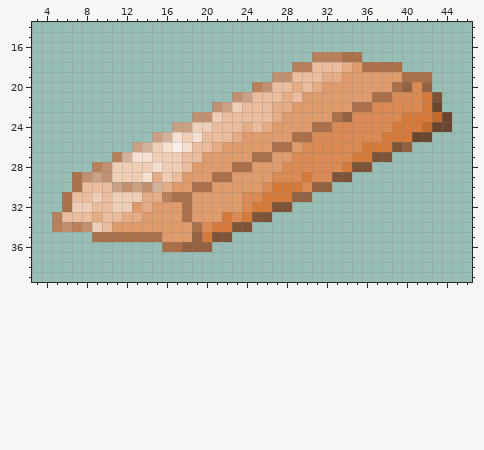
Pixel-art sprite: sprite/copperingot.png. The first picture shows the starting point.
The file is 50x50 pixels. Shown: x 3..46, y 14..39.
And afterwards:
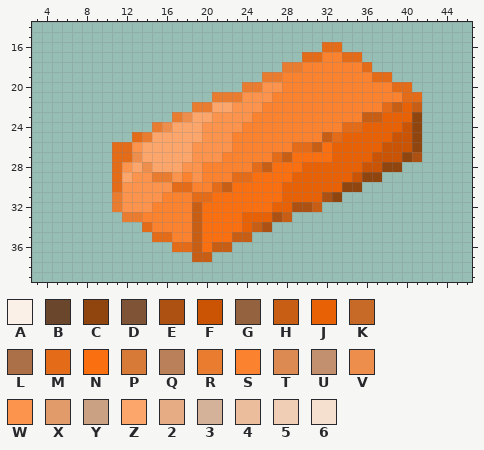
Palette (. is transparent): A #faf0e7  B #6a462d  C #90440e  D #7f5436  E #ac5111  F #ca5404  G #95623f  H #c85e14  J #e86105  K #c76a28  L #ab7048  M #e46b17  N #fa7011  P #d77937  Q #b98059  R #ea7c30  S #fb822f  T #dc8a51  U #c2906f  V #ed8e4c  W #fc944d  X #e19b6a  Y #cba184  Z #fda66b  2 #e6ac83  3 #d4b199  4 #ebbd9c  5 #f0ceb5  6 #f5dfce
Change:
@@ x 3..46 @@
 15 ............................................
-16 ............................................
-17 ............................QQQLL...........
-18 ..........................QQ4442XLLLL.......
-19 ........................UU44422XXXXXXLLL....
-20 ......................QU44242XXXXXXXLGTG....
-21 ....................UY44424XXXXXXXLLTTTPD...
-22 ..................UY544422XXXXXXLLTTTTTPB...
-23 ................UU5444442XXXXXLGTTTTTPPPKB..
-24 ..............YY55444242XXXXLLTTTTTTPPPKBB..
-25 ............Y36564442XXXXXLLTTTTTTTPPPBB....
-26 ..........Y356A6442XXXXXLLXTTTTTTPPPDG......
-27 ........Q36655544XXXXXLLXXTTTTTTPPDD........
-28 ......QU55556554XXXXLLXXXTTTTTTPDD..........
-29 ....LUYU5556254XXXLLXXXXTTTPTTDD............
-30 ....L444YUYU32XXLLXXXXXTPPPTGG..............
-31 ...L445455522QLLXXXXXTTPPPGG................
-32 ...L554455X2XXXLXXXXXTPPDD..................
-33 ..Q44424422XXXXLXXXPTPDD....................
-34 ..QUQU54XXXXXXXXLTPPDD......................
-35 ......LLLLLLLXXXGPDD........................
-36 .............LLGGG..........................
-37 ............................................
+16 .............................MM.............
+17 ...........................MMSSMM...........
+18 .........................RRSSSSSSM..........
+19 .......................RRSSSSSSSSSMM........
+20 .....................RRWWSSSSSSSSSSSMM......
+21 ..................RRRWWWSSSSSSSSSSSSSMM.....
+22 ................RRZZWWWSSSSSSSSSSSSMHJH.....
+23 ..............RVZZWWWWSSSSSSSSSSSHHJJJC.....
+24 ............RVZZZWWWWSSSSSSSSSSMMJJJJFC.....
+25 ..........MRZZZZZWWWSSSSSSSSSHMJJJJJFFC.....
+26 ........MMWZZZZZWWWWSSSSSSMMHNJJJJJFFFC.....
+27 ........MMVZZZZZWWWSSSSSMHNNNNJJJJFFFCE.....
+28 ........MWZVZZZWWSSSSSMHNNNJJJJJJFFCC.......
+29 ........MZWWRRWSWSSSMMNNNNJJJJJJFCC.........
+30 ........MWWWWWMMSSMHNNNNNJJJJJJCC...........
+31 ........RWWWWSSSMMNNNNNNNJJJJEC.............
+32 ........RWWWSSSSHNNNNNNNJJEEH...............
+33 .........RRSSSSSHNNNNJJJEH..................
+34 ...........MSSSSHNNNNJHE....................
+35 ............MMSSHNNNHH......................
+36 ..............MMHNHH........................
+37 ................HH..........................
 38 ............................................
Changed places in both pictures, as pixel boxes (x1, y1, x2, y2):
changed: (52, 42, 452, 262)
